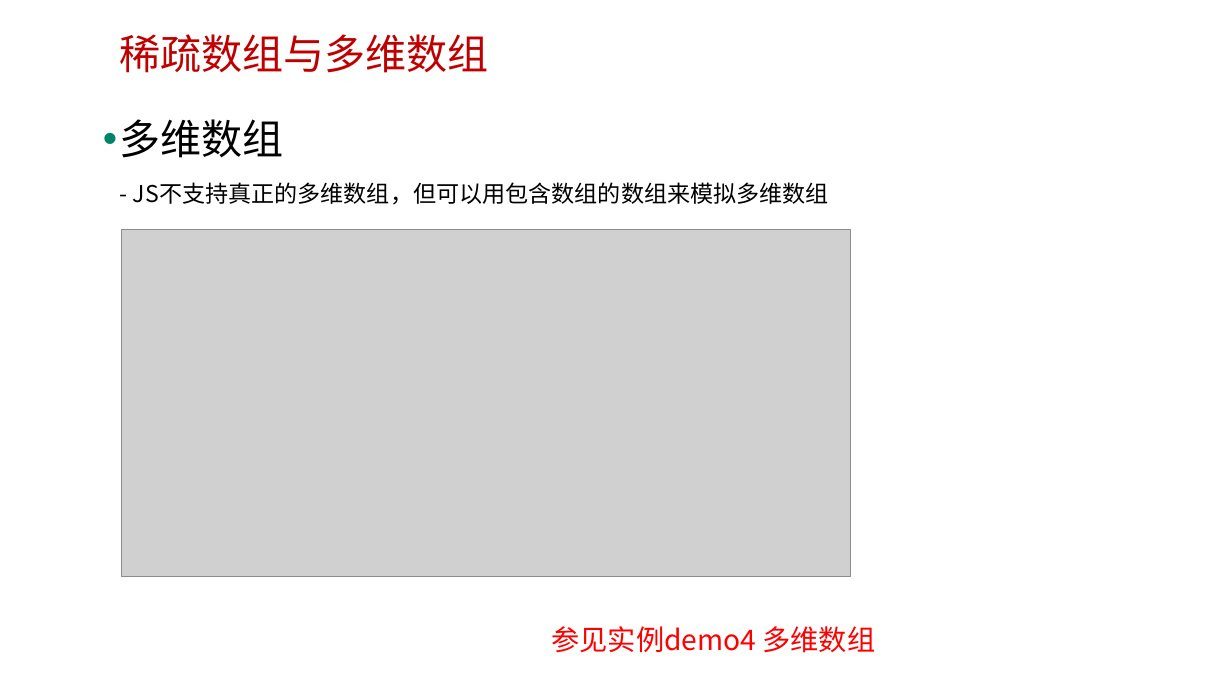
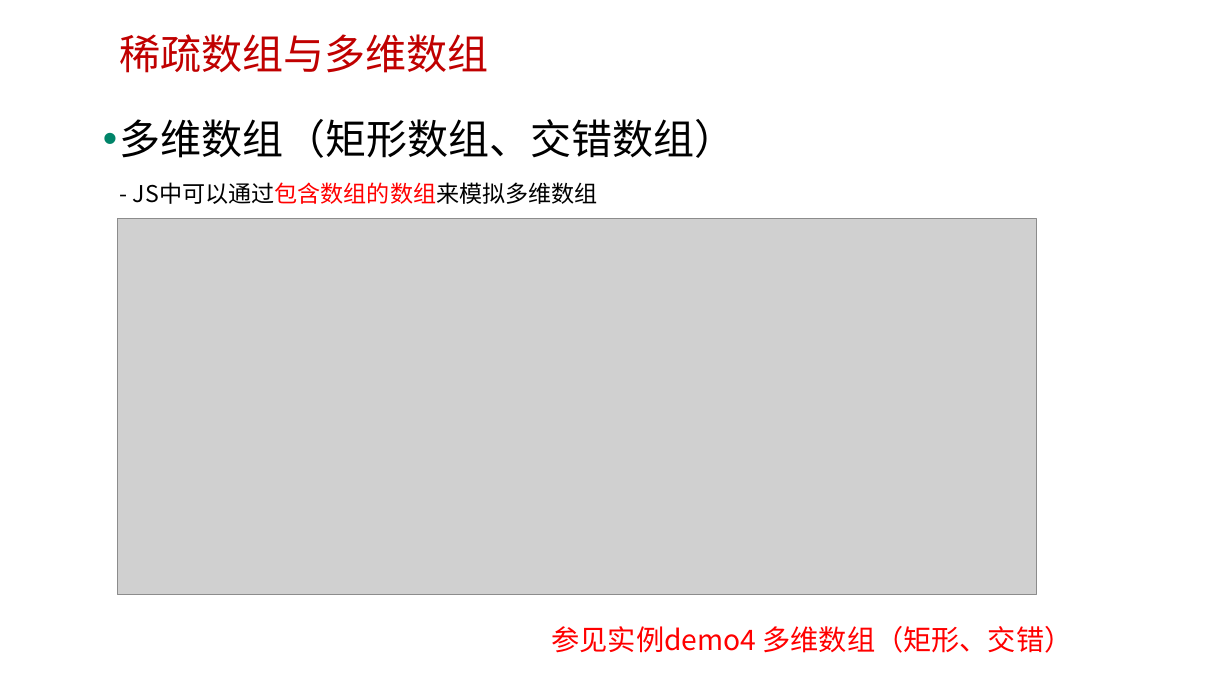
Before and after one commit to edu2act/course-javascript-advanced, a slide deck: slide 9 of 课程PPT/09.JavaScript标准内置对象-构造器（Array、Date、Error等）.pptx. Drawn at 1232x693 pixels with LibreOffice and Linux fonts; fonts in the diff are those of the drawing; grey boxes stand for pictures; background and template pictures are left out. Boxes give left, top, right and bottom in pixels: in the first picture for what was removed or moved away, otherwise in the second. Text is boxed around its words. In the diff, an @@ line names an element or a change of style, - is before the commit and + after.

```diff
--- a/课程PPT/09.JavaScript标准内置对象-构造器（Array、Date、Error等）.pptx
+++ b/课程PPT/09.JavaScript标准内置对象-构造器（Array、Date、Error等）.pptx
@@ text at (120, 119, 736, 204): text changed @@
-• 多维数组
-  - JS不支持真正的多维数组，但可以用包含数组的数组来模拟多维数组
+• 多维数组（矩形数组、交错数组）
+  - JS中可以通过包含数组的数组来模拟多维数组
@@ picture: place and size @@
-picture at (121, 229, 851, 577)
+picture at (117, 218, 1037, 594)
@@ text at (552, 626, 1073, 653): text changed @@
-参见实例demo4 多维数组
+参见实例demo4 多维数组（矩形、交错）
```
Also in this commit, not shown: 4 other slides changed, 5 other files.
